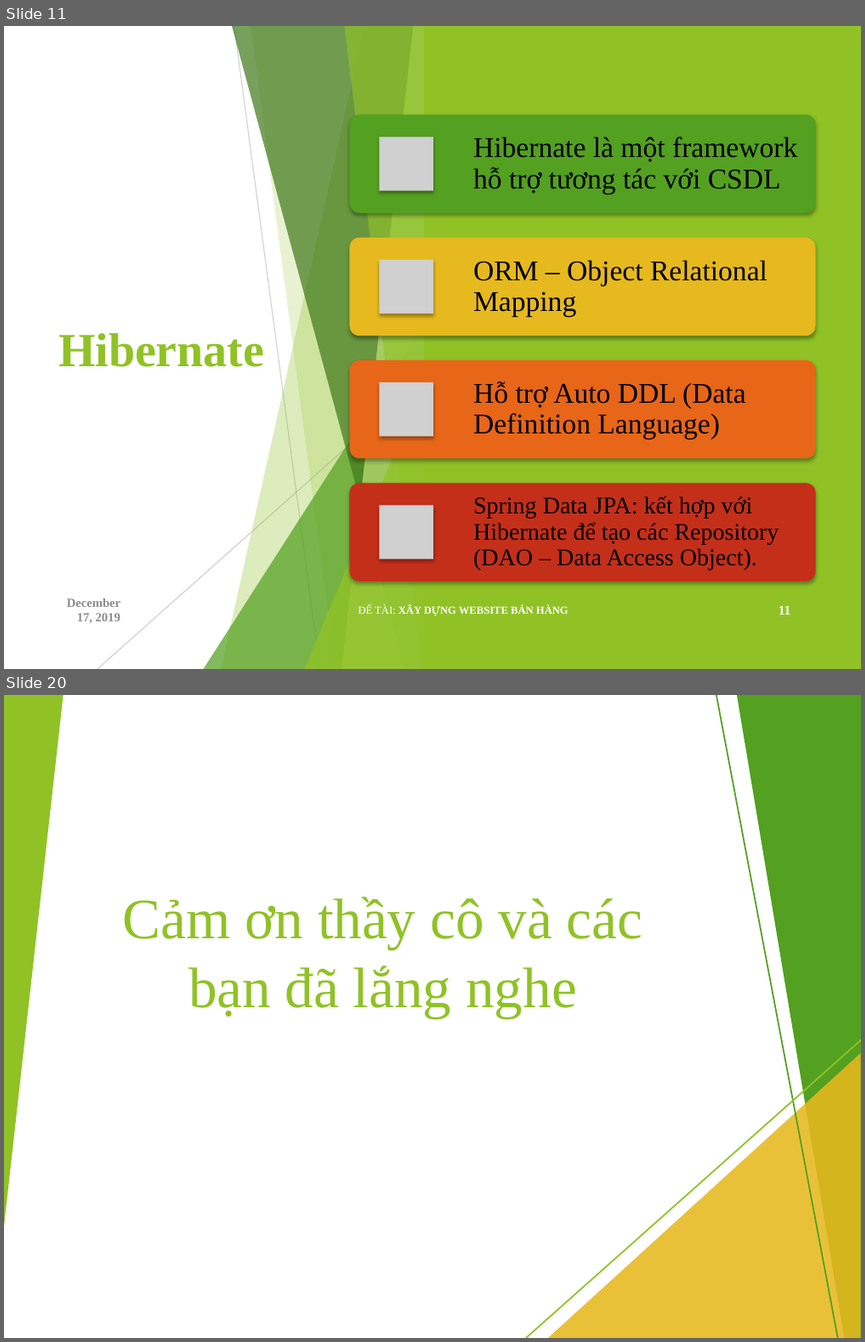
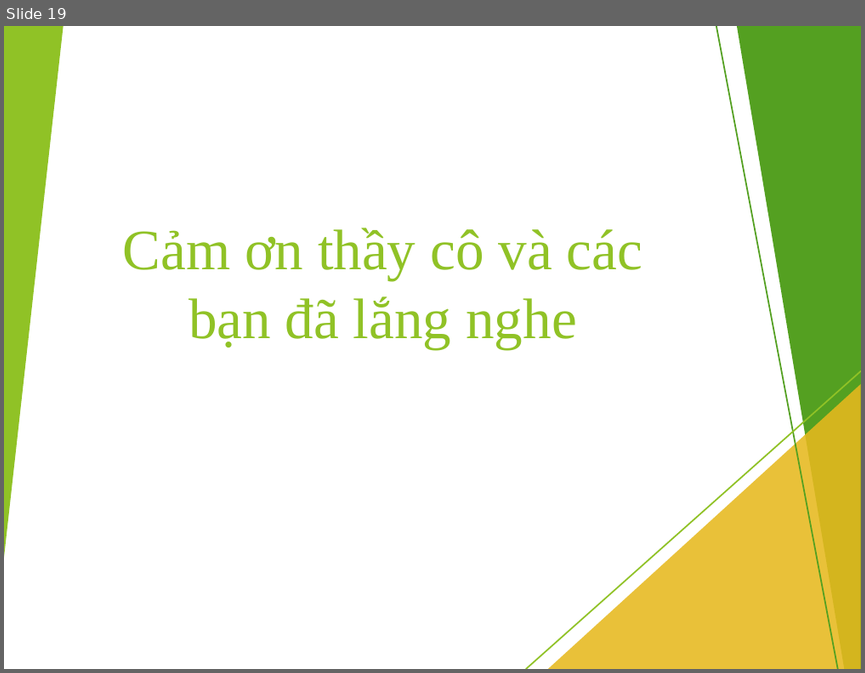
Before and after one commit to viet97/doandocs, a slide deck: DATN_Presentation.pptx. Shown one above the other, each under a label of ours: slides 11 and 20 before the commit, slide 19 after it; the slides between them are not shown. The pictures are 865x1342 and 865x673 pixels, drawn with LibreOffice and Linux fonts; fonts in the diff are those of the drawing; grey boxes stand for pictures. Boxes give left, top, right and bottom in pixels: in the first picture for what was removed or moved away, otherwise in the second. Text is boxed around its words. In the diff, an @@ line names an element or a change of style, - is before the commit and + after.

```diff
--- a/DATN_Presentation.pptx
+++ b/DATN_Presentation.pptx
@@ slide 11 removed at <box>4,26,861,669</box>, background #FFFFFF; not listed: 10 template elements that a slide beside it also shows @@
@@ rectangle removed at <box>4,26,861,669</box> @@
@@ rectangle removed at <box>424,26,861,669</box> @@
@@ title removed at <box>58,333,264,367</box> @@
-Hibernate
@@ group removed at <box>98,26,432,669</box>: 5 freeform shapes, 2 lines, 2 triangles @@
@@ group removed at <box>4,26,861,669</box>: 5 freeform shapes, 3 triangles, 2 lines @@
@@ group removed at <box>349,115,816,581</box>: 4 rounded rectangles, 4 pictures, 4 texts @@
-Hibernate là một framework hỗ trợ tương tác với CSDL
-ORM – Object Relational Mapping
-Hỗ trợ Auto DDL (Data Definition Language)
-Spring Data JPA: kết hợp với Hibernate để tạo các Repository (DAO – Data Access Object).
@@ text removed at <box>67,598,120,623</box> @@
-December 17, 2019
@@ text removed at <box>358,605,568,616</box> @@
-ĐỂ TÀI: XÂY DỰNG WEBSITE BÁN HÀNG
@@ page number removed at <box>778,606,791,614</box> @@
-11
@@ what was slide 20 is now slide 19 @@
```
Also in this commit, not shown: 13 slides changed, 4 slides added, 4 other slides removed.
